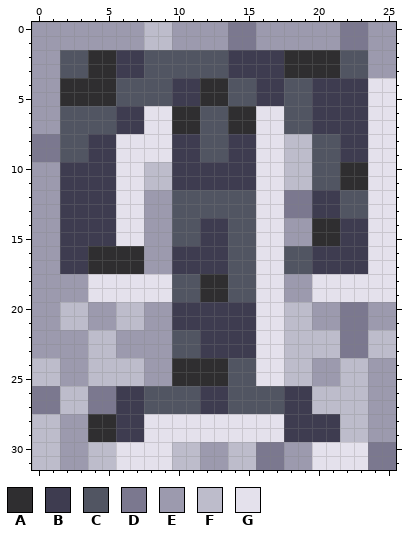
Pixel-art sprite -- qfg4-capital-T.png. Above, as it was before the edit.
The file is 26x32 pixels. Colours within 5 levels of each other are drawn and written as one.
Palette (. is transparent): A #2f2e30  B #3e3c50  C #515562  D #7b788f  E #9c9aae  F #bdbccb  G #e4e1ec
Pixels before, first column x 0:
 0 EEEEEEEEFFEEEEDDEEEEEEDDEE
 1 EEEEEEEEFFEEEEDDEEEEEEDDEE
 2 EECCAABBCCCCCCBBBBAAAACCEE
 3 EECCAABBCCCCCCBBBBAAAACCEE
 4 EEAAAACCCCBBAACCBBCCBBBBGG
 5 EEAAAACCCCBBAACCBBCCBBBBGG
 6 EECCCCBBGGAACCAAGGCCBBBBGG
 7 EECCCCBBGGAACCAAGGCCBBBBGG
 8 DDCCBBGGGGBBCCBBGGFFCCBBGG
 9 DDCCBBGGGGBBCCBBGGFFCCBBGG
10 EEBBBBGGFFBBBBBBGGFFCCAAGG
11 EEBBBBGGFFBBBBBBGGFFCCAAGG
12 EEBBBBGGEECCCCCCGGDDBBCCGG
13 EEBBBBGGEECCCCCCGGDDBBCCGG
14 EEBBBBGGEECCBBCCGGEEAABBGG
15 EEBBBBGGEECCBBCCGGEEAABBGG
16 EEBBAAAAEEBBBBCCGGCCBBBBGG
17 EEBBAAAAEEBBBBCCGGCCBBBBGG
18 EEEEGGGGGGCCAACCGGEEGGGGGG
19 EEEEGGGGGGCCAACCGGEEGGGGGG
20 EEFFEEFFEEBBBBBBGGFFEEDDEE
21 EEFFEEFFEEBBBBBBGGFFEEDDEE
22 EEEEFFEEEECCBBBBGGFFFFDDFF
23 EEEEFFEEEECCBBBBGGFFFFDDFF
24 FFEEFFFFEEAAAACCGGFFEEFFEE
25 FFEEFFFFEEAAAACCGGFFEEFFEE
26 DDFFDDBBCCCCBBCCCCBBFFFFEE
27 DDFFDDBBCCCCBBCCCCBBFFFFEE
28 FFEEAABBGGGGGGGGGGBBBBFFEE
29 FFEEAABBGGGGGGGGGGBBBBFFEE
30 FFEEFFGGGGFFEEFFDDEEGGGGDD
31 FFEEFFGGGGFFEEFFDDEEGGGGDD
Once edited:
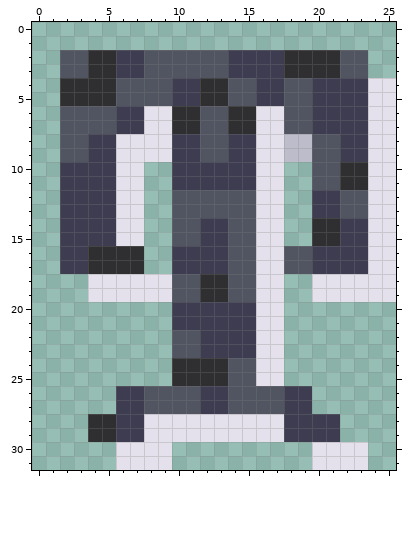
The exact change:
y 0..1: x 0..25 EEEEEEEEFFEEEEDDEEEEEEDDEE -> ..........................
y 2..3: x 0..1 EE -> ..; x 24..25 EE -> ..
y 4..7: x 0..1 EE -> ..
y 8..9: x 0..1 DD -> ..
y 10..11: x 0..1 EE -> ..; x 8..9 FF -> ..; x 18..19 FF -> ..
y 12..13: x 0..1 EE -> ..; x 8..9 EE -> ..; x 18..19 DD -> ..
y 14..15: x 0..1 EE -> ..; x 8..9 EE -> ..; x 18..19 EE -> ..
y 16..17: x 0..1 EE -> ..; x 8..9 EE -> ..
y 18..19: x 0..3 EEEE -> ....; x 18..19 EE -> ..
y 20..21: x 0..9 EEFFEEFFEE -> ..........; x 18..25 FFEEDDEE -> ........
y 22..23: x 0..9 EEEEFFEEEE -> ..........; x 18..25 FFFFDDFF -> ........
y 24..25: x 0..9 FFEEFFFFEE -> ..........; x 18..25 FFEEFFEE -> ........
y 26..27: x 0..5 DDFFDD -> ......; x 20..25 FFFFEE -> ......
y 28..29: x 0..3 FFEE -> ....; x 22..25 FFEE -> ....
y 30..31: x 0..5 FFEEFF -> ......; x 10..19 FFEEFFDDEE -> ..........; x 24..25 DD -> ..
Where, in picture pixels (left, top, right, bottom), the same in both pictures:
erased: (32, 22, 396, 470)
